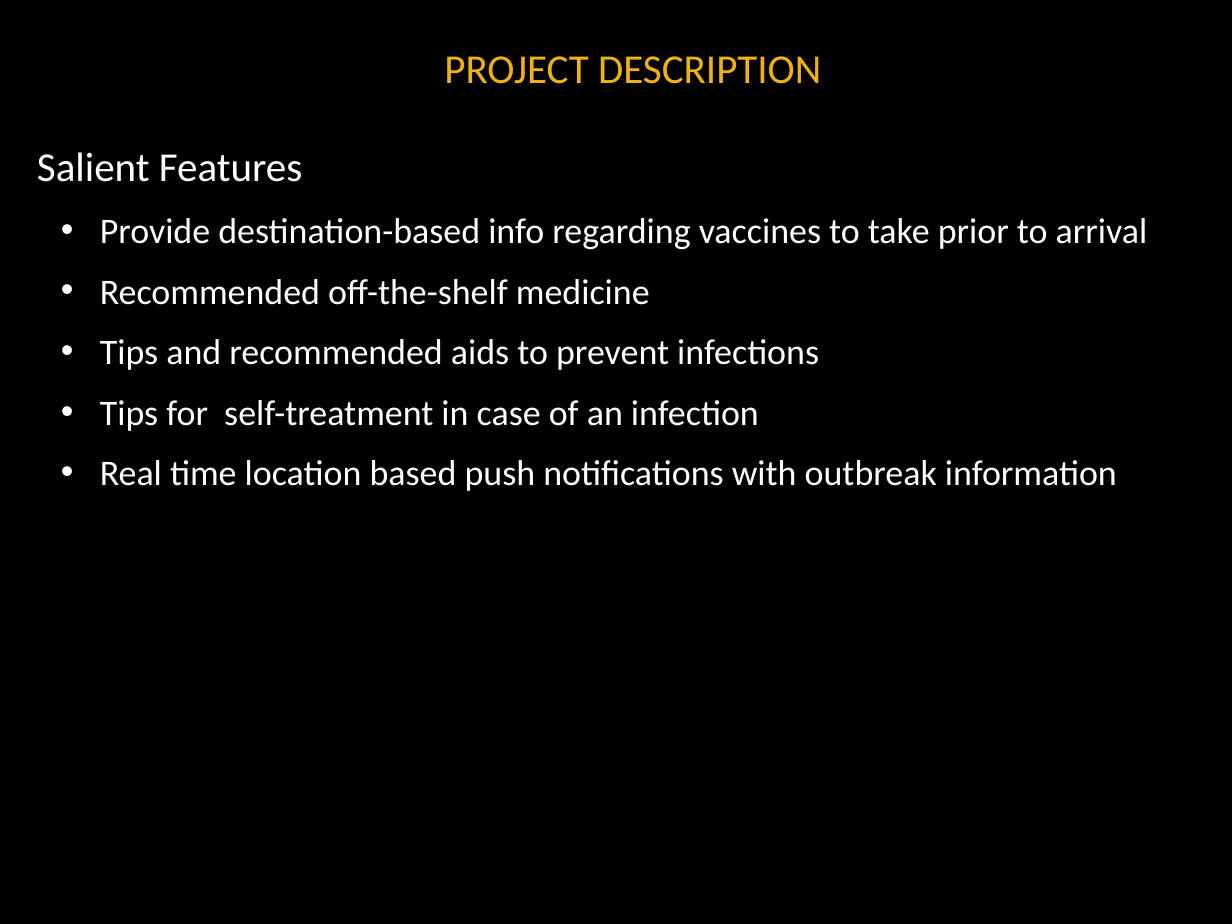
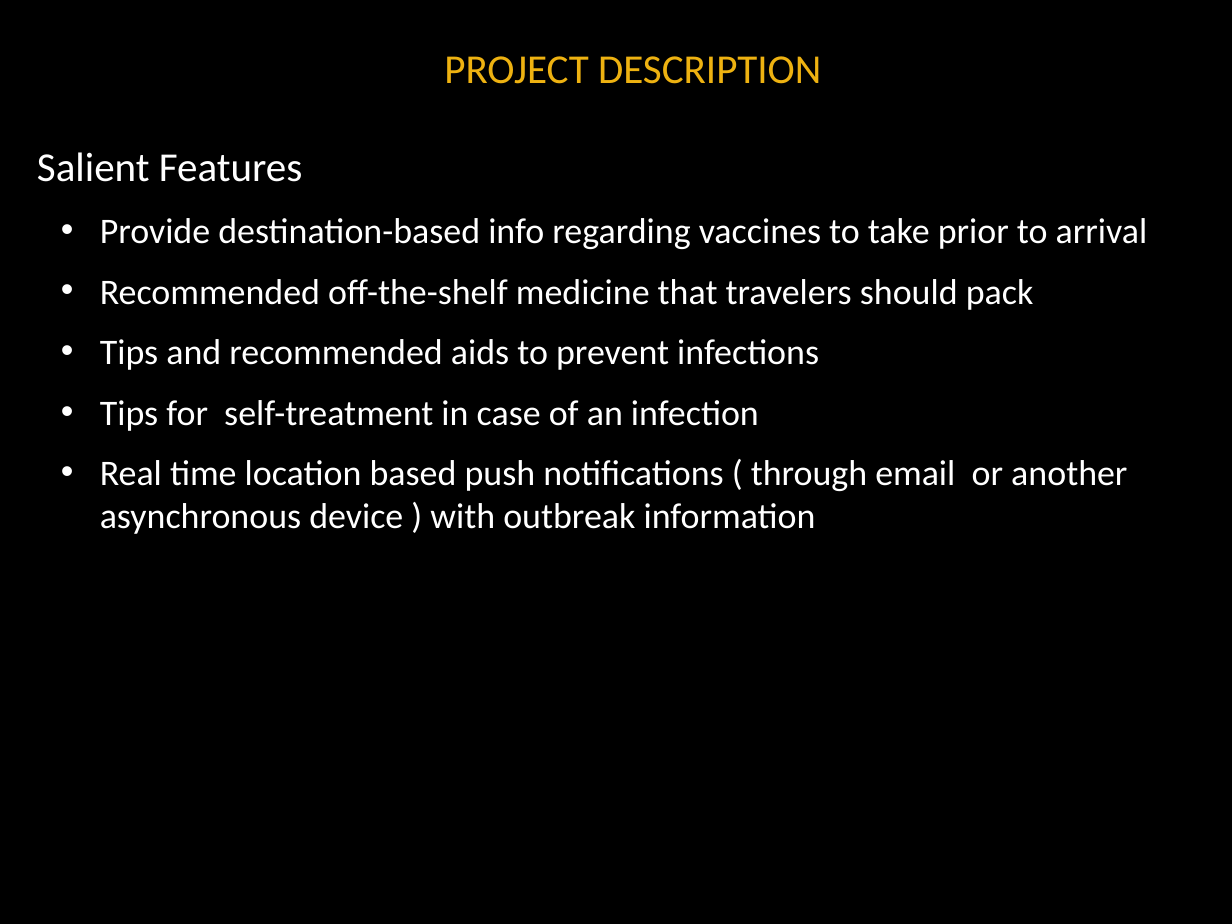
Before and after one commit to noanadler/RockStars, a slide deck: slide 6 of Deliverable1/Docs/TopicPresentation.pptx (slide 5 before the commit). Drawn at 1232x924 pixels with LibreOffice and Linux fonts; fonts in the diff are those of the drawing; background and template pictures are left out. Boxes give left, top, right and bottom in pixels: in the first picture for what was removed or moved away, otherwise in the second. Text is boxed around its words. In the diff, an @@ line names an element or a change of style, - is before the commit and + after.

```diff
--- a/Deliverable1/Docs/TopicPresentation.pptx
+++ b/Deliverable1/Docs/TopicPresentation.pptx
@@ text at <box>100,279,1034,310</box>: text changed @@
-  • Recommended off-the-shelf medicine
+  • Recommended off-the-shelf medicine that travelers should pack
@@ text at <box>100,460,1127,534</box>: text changed @@
-  • Real time location based push notifications with outbreak information
+  • Real time location based push notifications ( through email or another asynchronous device ) with outbreak information
```
Also in this commit, not shown: 9 other slides changed, 4 slides added, 1 slide removed.
